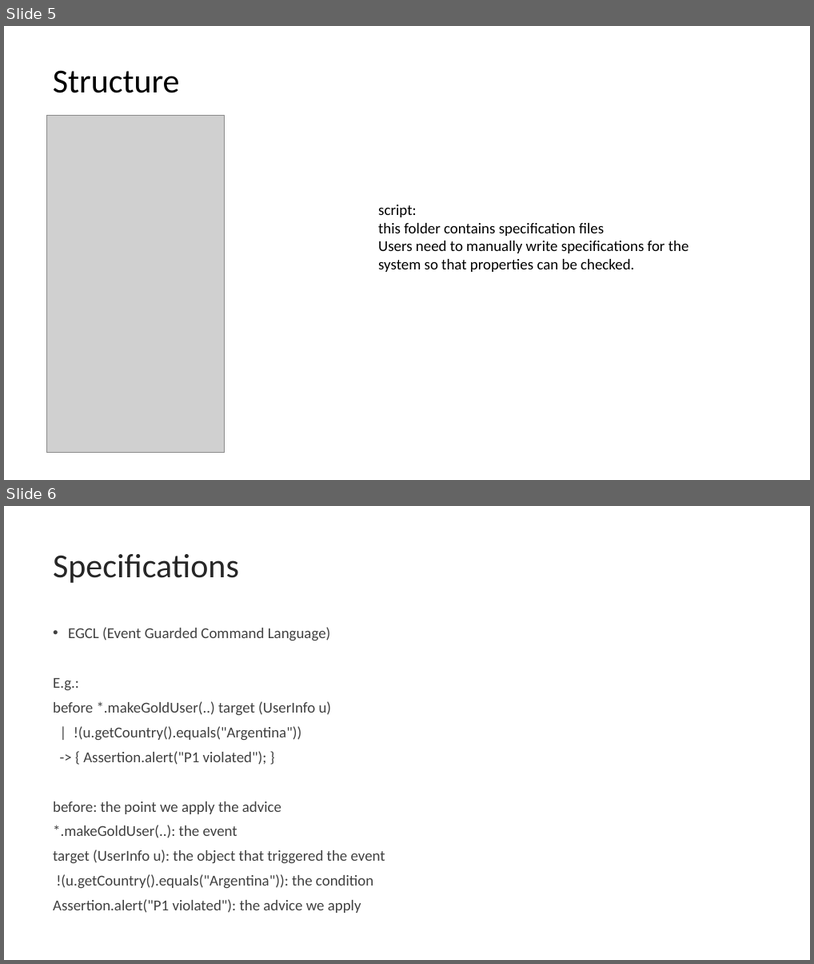
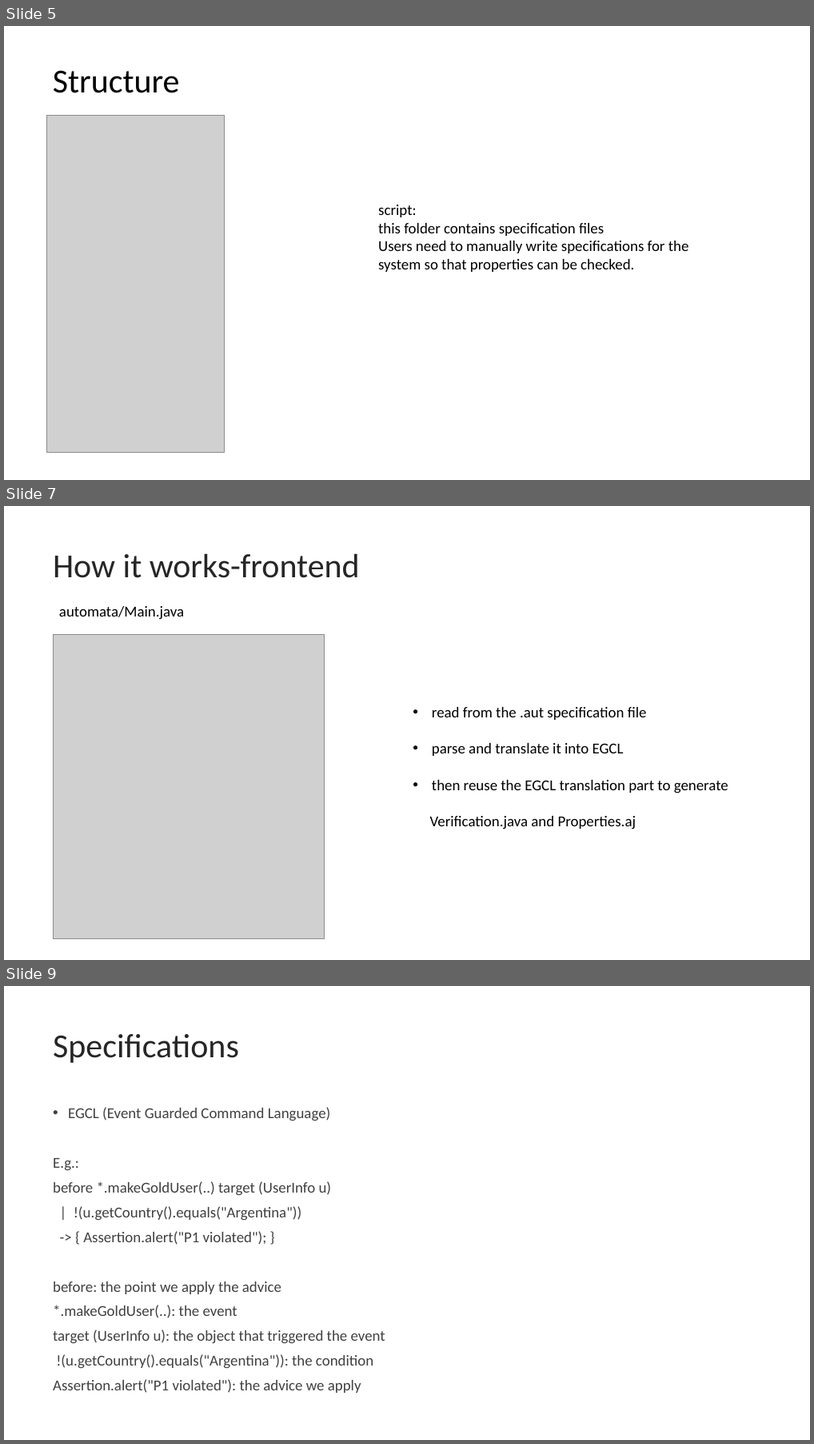
Before and after one commit to IrisesD/RV-Java-prototype, a slide deck: doc/Demo Slides.pptx. Shown one above the other, each under a label of ours: slides 5 and 6 before the commit, slides 5, 7 and 9 after it; the slides between them are not shown. The pictures are 814x964 and 814x1444 pixels, drawn with LibreOffice and Linux fonts; fonts in the diff are those of the drawing; grey boxes stand for pictures; background and template pictures are left out. Boxes give left, top, right and bottom in pixels: in the first picture for what was removed or moved away, otherwise in the second. Text is boxed around its words. In the diff, an @@ line names an element or a change of style, - is before the commit and + after.

```diff
--- a/doc/Demo Slides.pptx
+++ b/doc/Demo Slides.pptx
@@ slide 7 added at (x1=4, y1=506, x2=810, y2=960), background picture (left out) @@
@@ title added at (x1=53, y1=554, x2=360, y2=578), 40 pt, text #262626 @@
+How it works-frontend
@@ text added at (x1=59, y1=606, x2=184, y2=620), 18 pt, text #000000 @@
+automata/Main.java
@@ picture added at (x1=53, y1=634, x2=325, y2=939) @@
@@ text added at (x1=430, y1=707, x2=729, y2=829), 18 pt, text #000000 @@
+• read from the .aut specification file
+• parse and translate it into EGCL
+• then reuse the EGCL translation part to generate
+Verification.java and Properties.aj
@@ what was slide 6 is now slide 9 @@
```
Also in this commit, not shown: 2 slides changed, 2 other slides added, 1 other file.
